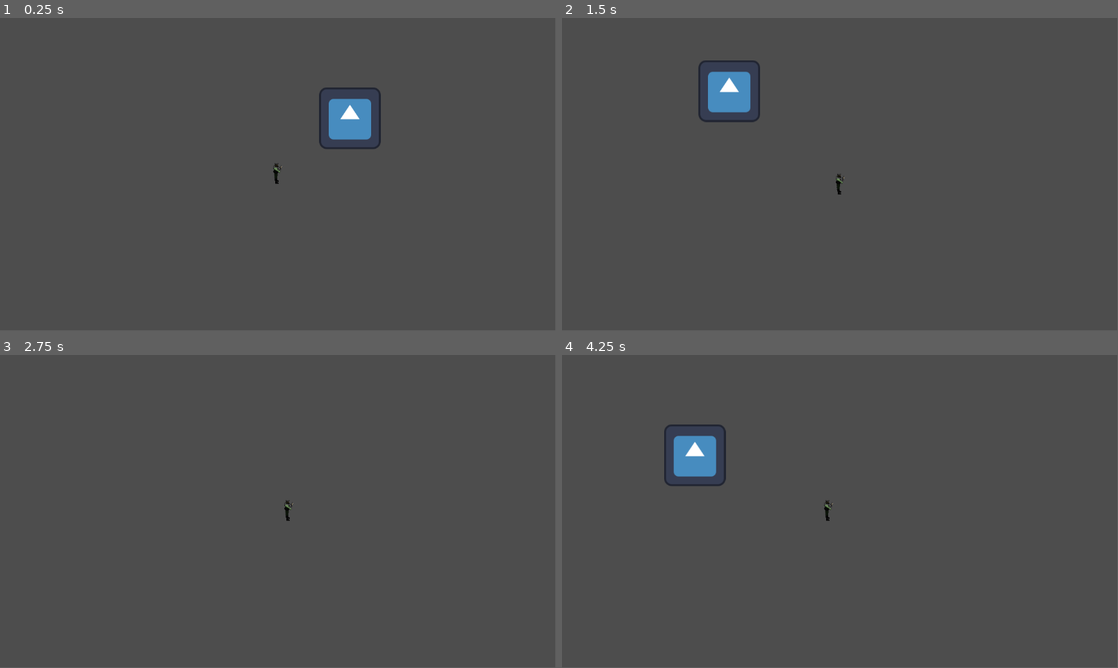
Above: before the commit, frames 1-4 (two rows, left to right).
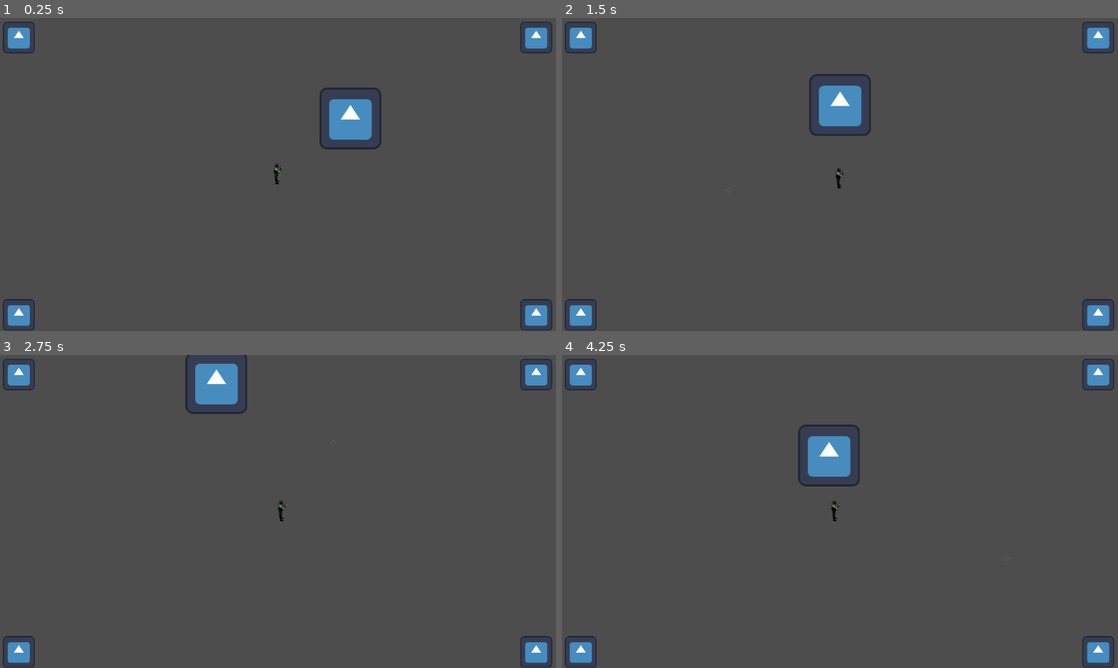
Above: after the commit, the same moments.

Repository: HeavyBro1337/boss-rush
Game: Godot game, scene res://scenes/gameplay.tscn
The game is run twice, just before and just after one commit, with the same random seed, the same clock (stepped at 60 frames per second) and the same inputs. The engine's default icon, where the game draws it, is replaced by a stand-in: a white triangle on a blue panel in a dark square.
Inputs (mouse positions are in pixels of both pictures, inside the frame that each line leads up to):
- Up to frame 1 (0.25 s): no input
- Up to frame 2 (1.5 s): tap Enter at 0.5 s; move the mouse to (962, 158) at 0.52 s; hold D (right) 0.53-1.28 s; move the mouse to (728, 190) at 1.27 s; hold S (down) from 1.28 s (still down)
- Up to frame 3 (2.75 s): move the mouse to (333, 442) at 2.02 s; release S (down) at 2.03 s; hold D (right) from 2.03 s (still down)
- Up to frame 4 (4.25 s): move the mouse to (812, 574) at 2.77 s; release D (right) at 2.78 s; hold W (up) 2.78-3.53 s; move the mouse to (1006, 558) at 3.52 s; hold A (left) from 3.53 s (still down)
In our replay, the window is 799x449 before the commit and 800x450 after it. These sizes can differ from the game's own. Grey fills any space a smaller window leaves; there, only what the larger window draws over its background counts as a difference.

The runs differ from the first frame. In frame 1, 1.5% of the frame differs, in the area x 0-100%, y 1-100%; in frame 2, 4.0%; in frame 3, 2.7%; in frame 4, 4.1%.

Commit message:
crosshair + hud

Diff:
--- a/_scripts/characters/movement.gd
+++ b/_scripts/characters/movement.gd
@@ -2,7 +2,7 @@
 
 class_name Movement
 
-@export var speed : float = 300
+@export var speed : float = 200
 @export var acceleration : float = 0
 @export var deceleration : float = 0
 var direction : Vector2
--- /dev/null
+++ b/graphics/crosshairs/mouse.tscn
@@ -0,0 +1,73 @@
+[gd_scene load_steps=9 format=3 uid="uid://bkytkgqqm8fxd"]
+
+[ext_resource type="Texture2D" uid="uid://bodrutcn0rxxo" path="res://graphics/crosshairs/crosshair.png" id="1_pi5w2"]
+[ext_resource type="Texture2D" uid="uid://dptwt5x65kqvh" path="res://graphics/crosshairs/chairs.png" id="2_h2jg6"]
+
+[sub_resource type="AtlasTexture" id="AtlasTexture_28gih"]
+atlas = ExtResource("2_h2jg6")
+region = Rect2(0, 0, 15, 15)
+
+[sub_resource type="AtlasTexture" id="AtlasTexture_axerq"]
+atlas = ExtResource("2_h2jg6")
+region = Rect2(0, 15, 15, 15)
+
+[sub_resource type="AtlasTexture" id="AtlasTexture_c35l7"]
+atlas = ExtResource("2_h2jg6")
+region = Rect2(0, 30, 15, 15)
+
+[sub_resource type="AtlasTexture" id="AtlasTexture_qo4a6"]
+atlas = ExtResource("2_h2jg6")
+region = Rect2(0, 45, 15, 15)
+
+[sub_resource type="SpriteFrames" id="SpriteFrames_0n7pu"]
+animations = [{
+"frames": [{
+"duration": 1.0,
+"texture": ExtResource("1_pi5w2")
+}],
+"loop": true,
+"name": &"crosshair",
+"speed": 5.0
+}, {
+"frames": [{
+"duration": 0.1,
+"texture": SubResource("AtlasTexture_28gih")
+}, {
+"duration": 0.1,
+"texture": SubResource("AtlasTexture_axerq")
+}, {
+"duration": 0.1,
+"texture": SubResource("AtlasTexture_c35l7")
+}, {
+"duration": 0.1,
+"texture": SubResource("AtlasTexture_qo4a6")
+}, {
+"duration": 0.2,
+"texture": SubResource("AtlasTexture_28gih")
+}],
+"loop": false,
+"name": &"crosshair_anim",
+"speed": 4.0
+}]
+
+[sub_resource type="GDScript" id="GDScript_npge2"]
+script/source = "extends AnimatedSprite2D
+
+func _ready():
+	Input.set_mouse_mode(Input.MOUSE_MODE_HIDDEN)
+
+func _process(delta):
+	self.global_position = get_global_mouse_position()
+
+func _input(event):
+	if Input.is_action_just_pressed(\"shoot\"):
+		self.play(\"crosshair_anim\")
+"
+
+[node name="Crosshair" type="AnimatedSprite2D"]
+position = Vector2(5, 6)
+sprite_frames = SubResource("SpriteFrames_0n7pu")
+animation = &"crosshair_anim"
+frame = 4
+frame_progress = 1.0
+script = SubResource("GDScript_npge2")
--- /dev/null
+++ b/prefab/Global_HUD.tscn
@@ -0,0 +1,28 @@
+[gd_scene load_steps=3 format=3 uid="uid://cd8f0bpaybrod"]
+
+[ext_resource type="PackedScene" uid="uid://bkytkgqqm8fxd" path="res://graphics/crosshairs/mouse.tscn" id="1_e73tq"]
+[ext_resource type="Texture2D" uid="uid://b3mypi8vo0v75" path="res://graphics/icon.svg" id="1_md3gj"]
+
+[node name="Global_HUD" type="CanvasLayer"]
+
+[node name="Crosshair" parent="." instance=ExtResource("1_e73tq")]
+
+[node name="Icon" type="Sprite2D" parent="."]
+position = Vector2(39, 40.5)
+scale = Vector2(0.515625, 0.507813)
+texture = ExtResource("1_md3gj")
+
+[node name="Icon2" type="Sprite2D" parent="."]
+position = Vector2(39, 615)
+scale = Vector2(0.515625, 0.507813)
+texture = ExtResource("1_md3gj")
+
+[node name="Icon3" type="Sprite2D" parent="."]
+position = Vector2(1111, 40.5)
+scale = Vector2(0.515625, 0.507813)
+texture = ExtResource("1_md3gj")
+
+[node name="Icon4" type="Sprite2D" parent="."]
+position = Vector2(1111, 615)
+scale = Vector2(0.515625, 0.507813)
+texture = ExtResource("1_md3gj")
--- a/project.godot
+++ b/project.godot
@@ -14,6 +14,11 @@
 run/main_scene="res://scenes/gameplay.tscn"
 config/features=PackedStringArray("4.0", "Forward Plus")
 config/icon="res://graphics/icon.svg"
+
+[display]
+
+window/stretch/mode="viewport"
+window/stretch/aspect="keep_height"
 
 [input]
 
@@ -37,3 +42,8 @@
 "events": [Object(InputEventKey,"resource_local_to_scene":false,"resource_name":"","device":-1,"window_id":0,"alt_pressed":false,"shift_pressed":false,"ctrl_pressed":false,"meta_pressed":false,"pressed":false,"keycode":0,"physical_keycode":83,"key_label":0,"unicode":115,"echo":false,"script":null)
 ]
 }
+shoot={
+"deadzone": 0.5,
+"events": [Object(InputEventMouseButton,"resource_local_to_scene":false,"resource_name":"","device":-1,"window_id":0,"alt_pressed":false,"shift_pressed":false,"ctrl_pressed":false,"meta_pressed":false,"button_mask":0,"position":Vector2(0, 0),"global_position":Vector2(0, 0),"factor":1.0,"button_index":1,"pressed":false,"double_click":false,"script":null)
+]
+}
--- a/scenes/gameplay.tscn
+++ b/scenes/gameplay.tscn
@@ -1,13 +1,15 @@
-[gd_scene load_steps=3 format=3 uid="uid://bqf0ph523hvyl"]
+[gd_scene load_steps=4 format=3 uid="uid://bqf0ph523hvyl"]
 
+[ext_resource type="PackedScene" uid="uid://cd8f0bpaybrod" path="res://prefab/Global_HUD.tscn" id="1_qejfp"]
 [ext_resource type="PackedScene" uid="uid://bmor67q7aiuw6" path="res://nodes/characters/player.tscn" id="1_wc37h"]
 [ext_resource type="Texture2D" uid="uid://b3mypi8vo0v75" path="res://graphics/icon.svg" id="2_lkaro"]
 
 [node name="Scene" type="Node2D"]
 
+[node name="Global_HUD" parent="." instance=ExtResource("1_qejfp")]
+
 [node name="Player" parent="." instance=ExtResource("1_wc37h")]
-speed = 500.0
-acceleration = 20.0
+acceleration = 200.0
 deceleration = 25.0
 
 [node name="Sprite2D" parent="Player" index="0"]
Binary file added: graphics/crosshairs/chairs.png
Not shown, added: graphics/crosshairs/chairs.png.import
Binary file added: graphics/crosshairs/crosshair.png
Not shown, added: graphics/crosshairs/crosshair.png.import
